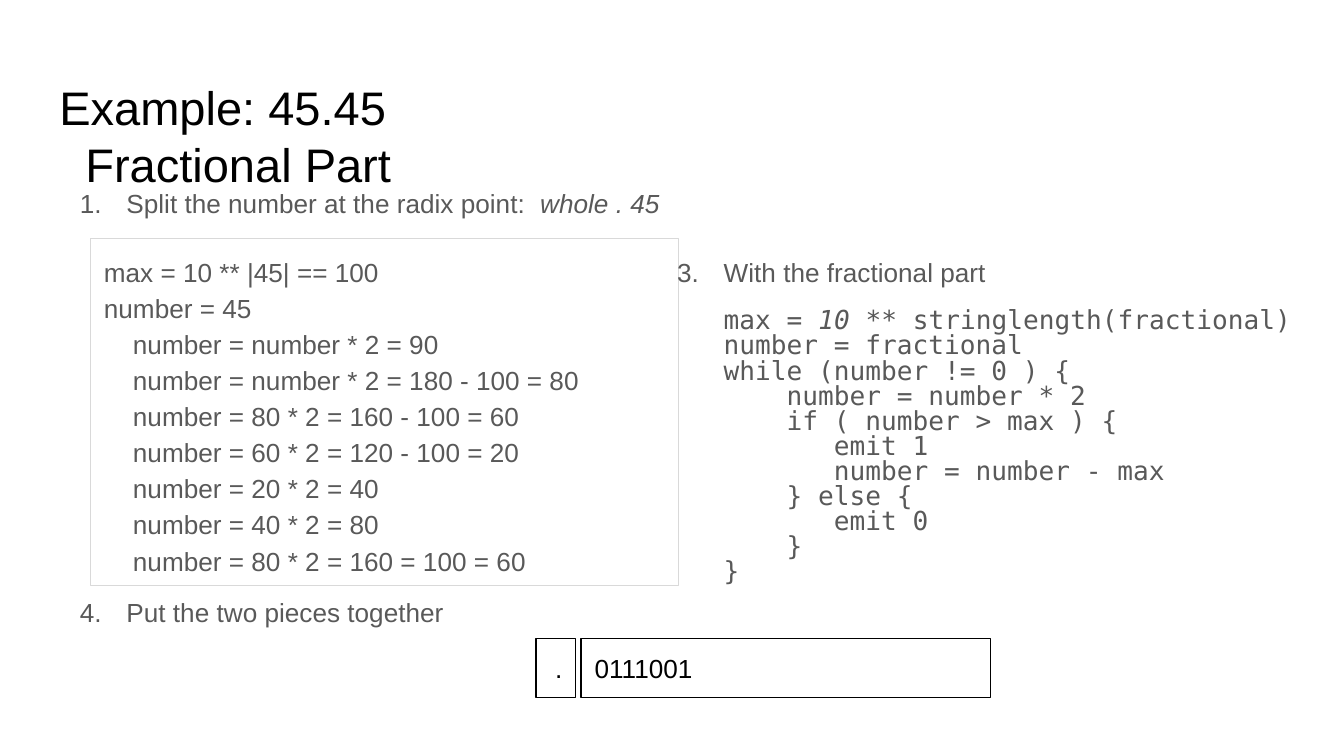
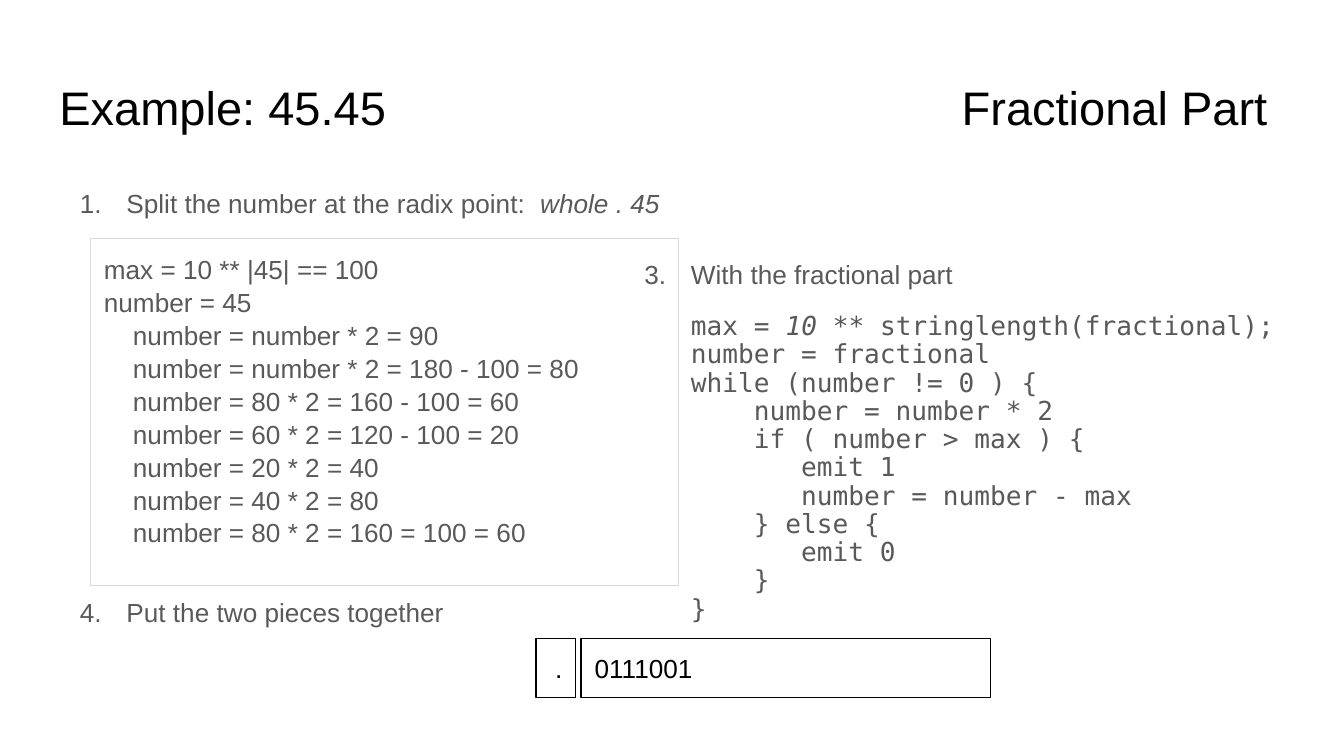
Before and after one commit to sgarcia0206/comp122-f23, a slide deck: slide 12 of format-encodings/slide_presentations/.hidden/conversion-between-bases.pptx. Drawn at 1344x756 pixels with LibreOffice and Linux fonts; fonts in the diff are those of the drawing. Boxes give left, top, right and bottom in pixels: in the first picture for what was removed or moved away, otherwise in the second. Text is boxed around its words. In the diff, an @@ line names an element or a change of style, - is before the commit and + after.

```diff
--- a/format-encodings/slide_presentations/.hidden/conversion-between-bases.pptx
+++ b/format-encodings/slide_presentations/.hidden/conversion-between-bases.pptx
@@ title "Example: 45.45 Fractional Part" rewrapped from box(59, 91, 391, 183) to box(59, 91, 1267, 134) @@
@@ text "max = 10 ** |45| ..." at box(90, 238, 677, 585): line spacing 1.15 to 1.05 @@
@@ text "With the fractional part": place and size @@
-text "With the fractional part" at box(724, 263, 1291, 531)
+text "With the fractional part" at box(691, 265, 1274, 562)
@@ text at box(691, 265, 953, 290): line spacing 0.8 to 0.9 @@
@@ text at box(691, 315, 1274, 562): text changed @@
-max = 10 ** stringlength(fractional)
-number = fractional
-while (number != 0 ) {
-number = number * 2
-if ( number > max ) {
-emit 1
-number = number - max
-} else {
-emit 0
-}
-}
+max = 10 ** stringlength(fractional);
+number = fractional
+while (number != 0 ) {
+number = number * 2
+if ( number > max ) {
+emit 1
+number = number - max
+} else {
+emit 0
+}
+}
```
Also in this commit, not shown: 9 other slides changed, 3 slides removed, 2 other files.
